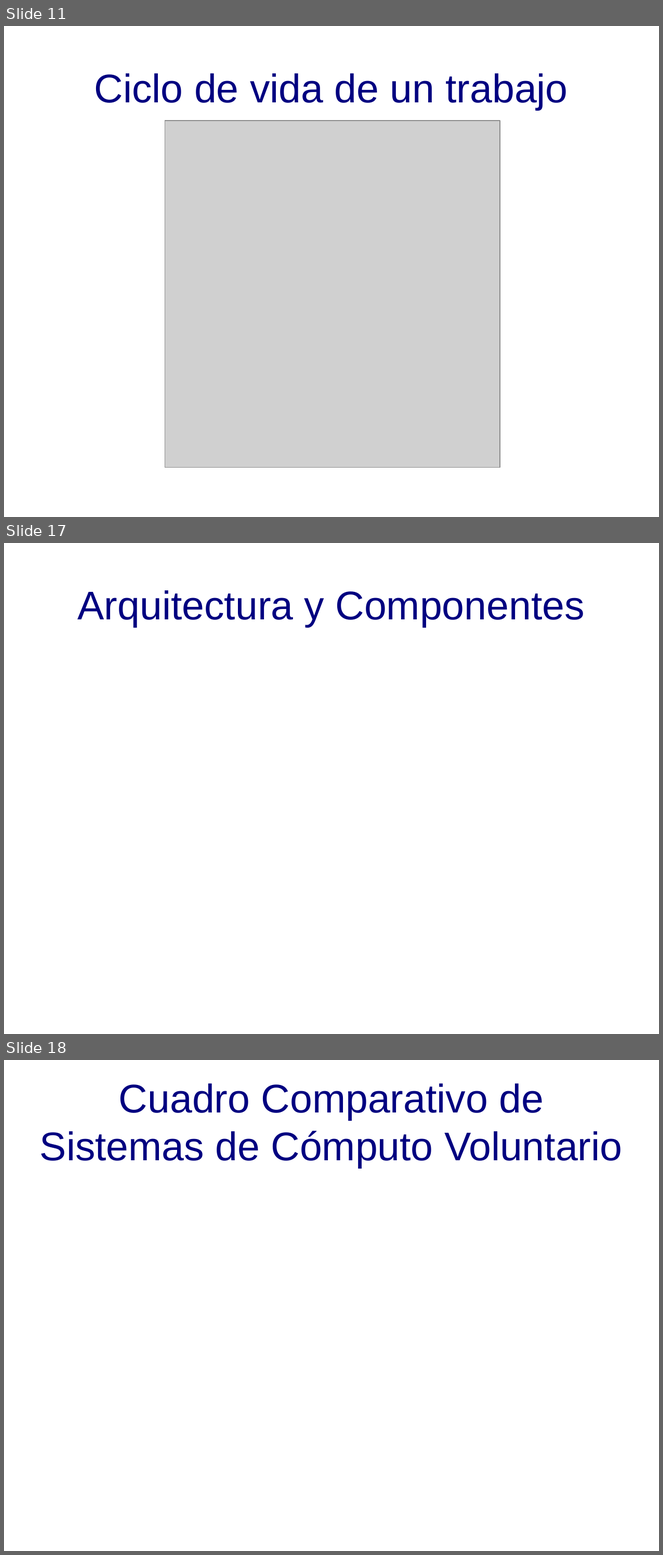
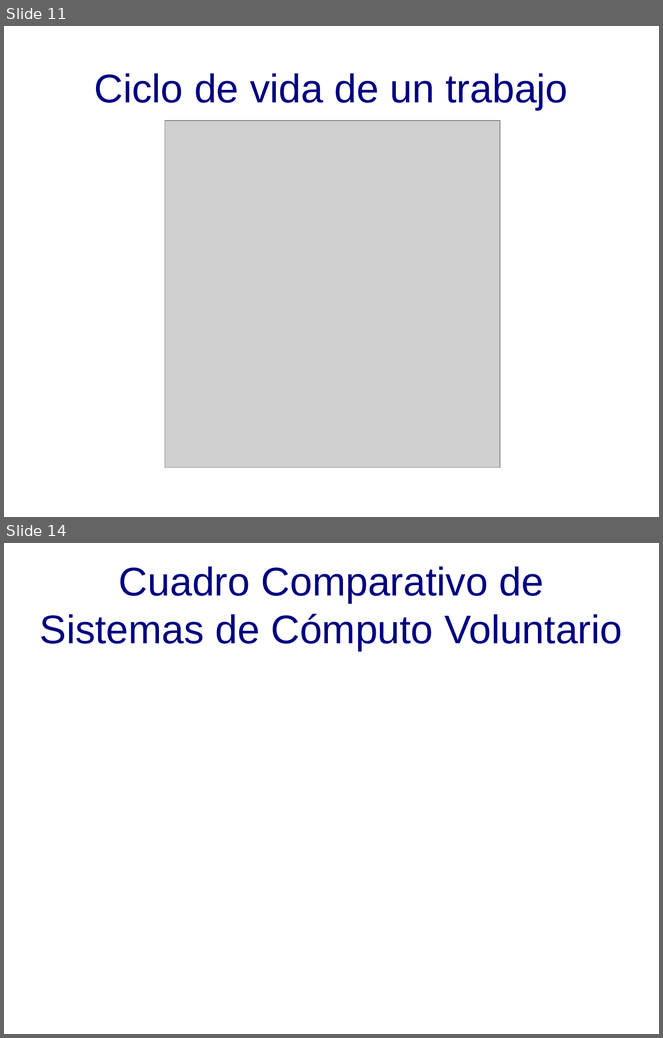
Before and after one commit to DesignJuggler/fasdkfjhasdlkjfhasldkjhfalsjdfasdf, a slide deck: TFI_Jorge_Sanchez_Presentacion.odp. Shown one above the other, each under a label of ours: slides 11, 17 and 18 before the commit, slides 11 and 14 after it; the slides between them are not shown. The pictures are 663x1555 and 663x1038 pixels, drawn with LibreOffice and Linux fonts; fonts in the diff are those of the drawing; grey boxes stand for pictures; background and template pictures are left out. Boxes give left, top, right and bottom in pixels: in the first picture for what was removed or moved away, otherwise in the second. Text is boxed around its words. In the diff, an @@ line names an element or a change of style, - is before the commit and + after.

```diff
--- a/TFI_Jorge_Sanchez_Presentacion.odp
+++ b/TFI_Jorge_Sanchez_Presentacion.odp
@@ slide 17 removed at box(4, 543, 659, 1034), background picture (left out) @@
@@ title removed at box(78, 590, 585, 627) @@
-Arquitectura y Componentes
@@ what was slide 18 is now slide 14 @@
```
Also in this commit, not shown: 1 slide changed, 3 slides added, 7 other slides removed.
